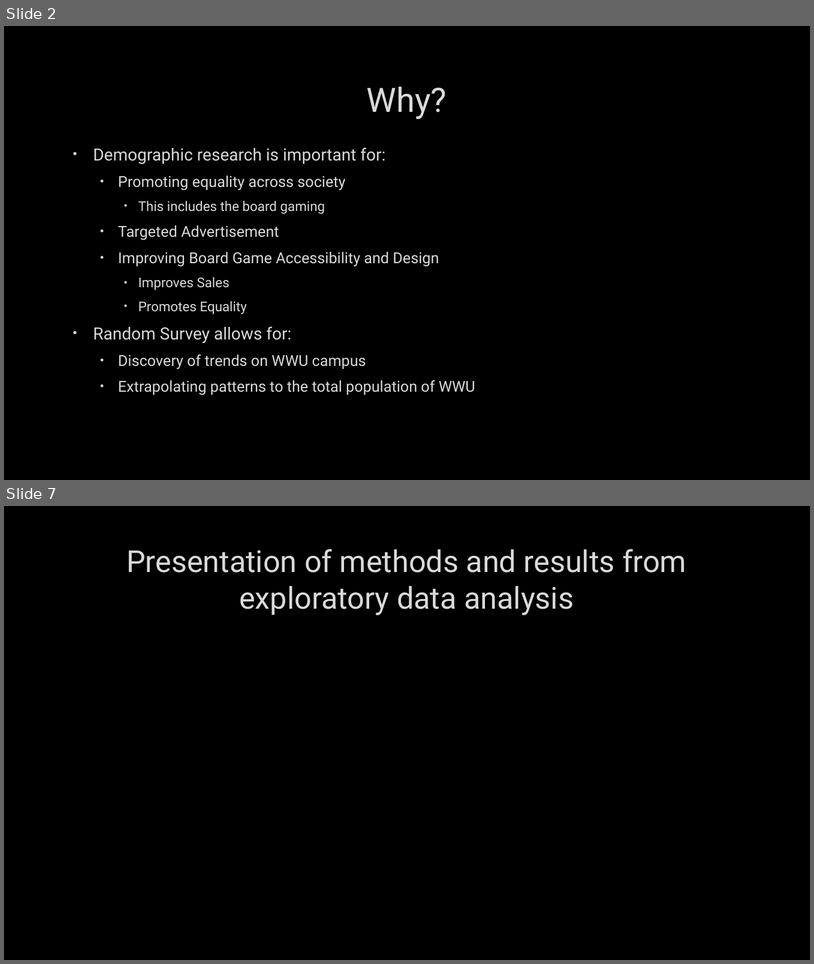
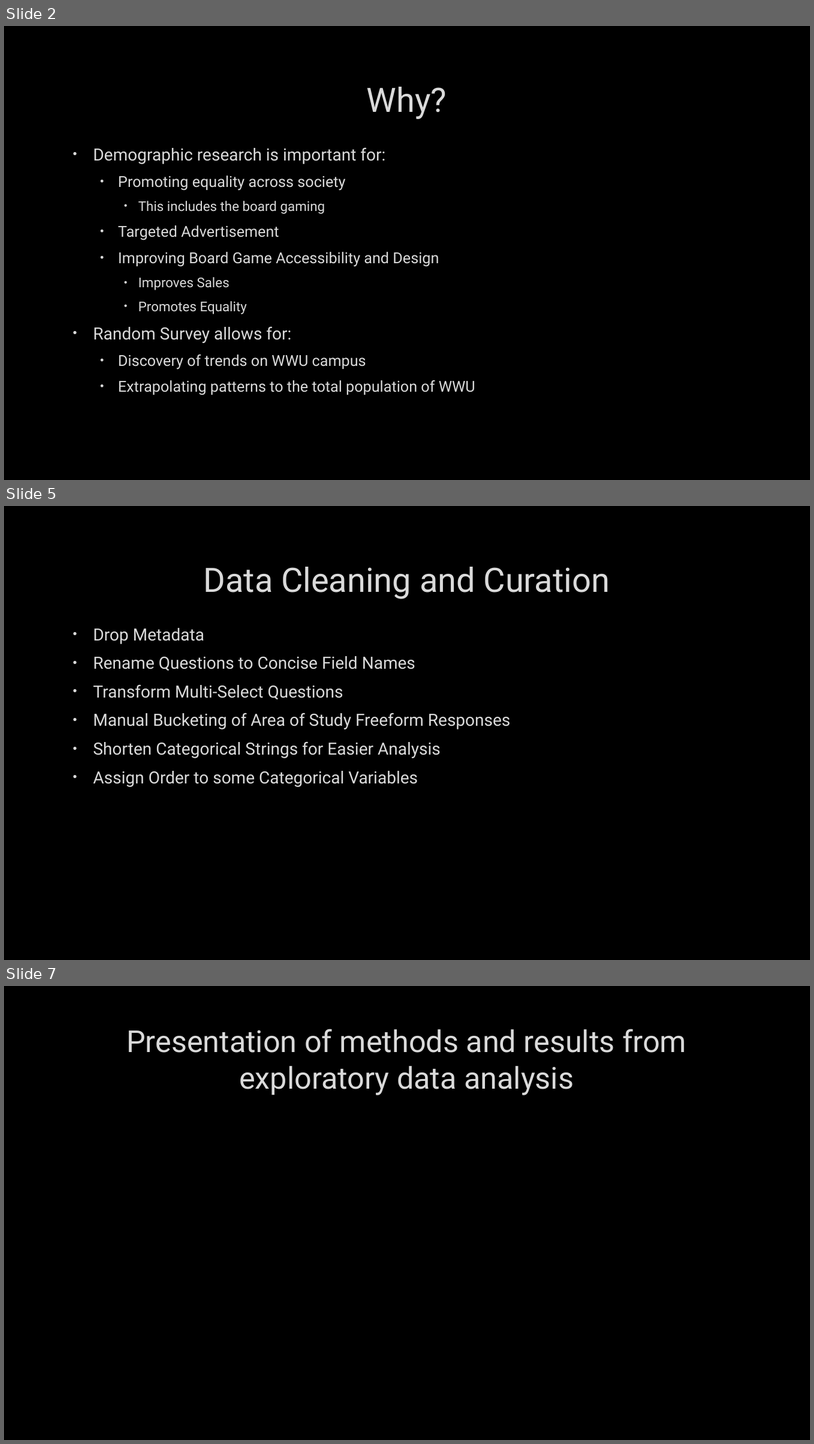
Before and after one commit to sevenwwu/sevenwwu.github.io, a slide deck: write-ups/presentation.pptx. Shown one above the other, each under a label of ours: slides 2 and 7 before the commit, slides 2, 5 and 7 after it; the slides between them are not shown. The pictures are 814x964 and 814x1444 pixels, drawn with LibreOffice and Linux fonts; fonts in the diff are those of the drawing; background and template pictures are left out. Boxes give left, top, right and bottom in pixels: in the first picture for what was removed or moved away, otherwise in the second. Text is boxed around its words. In the diff, an @@ line names an element or a change of style, - is before the commit and + after.

```diff
--- a/write-ups/presentation.pptx
+++ b/write-ups/presentation.pptx
@@ slide 5 added at [4,506,810,960], background picture (left out) @@
@@ title added at [204,567,610,599], 40 pt, text #DADADA @@
+Data Cleaning and Curation
@@ text added at [93,628,511,787], 20 pt, text #DADADA @@
+• Drop Metadata
+• Rename Questions to Concise Field Names
+• Transform Multi-Select Questions
+• Manual Bucketing of Area of Study Freeform Responses
+• Shorten Categorical Strings for Easier Analysis
+• Assign Order to some Categorical Variables
```
Also in this commit, not shown: 3 slides changed, 1 other slide added, 1 slide removed.
